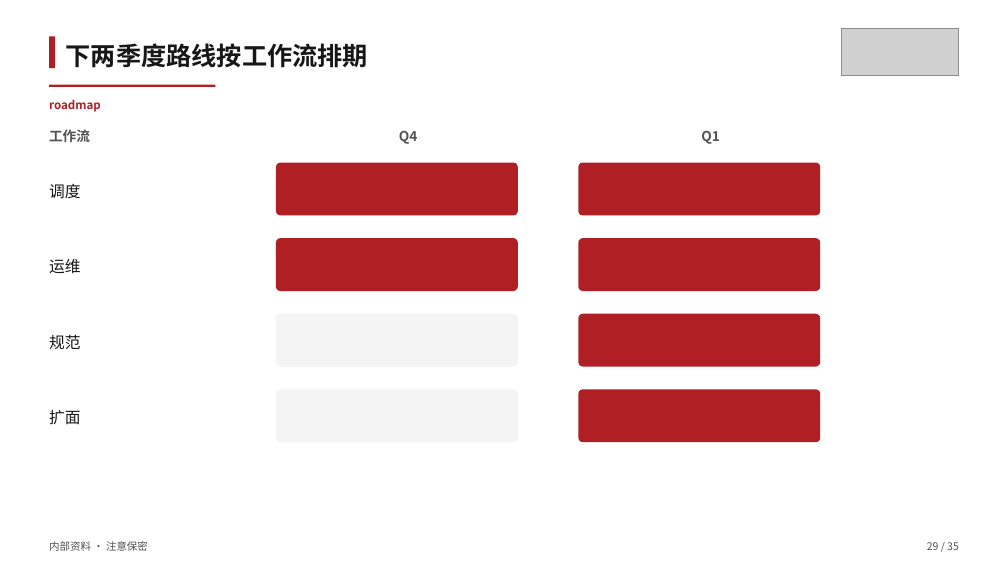
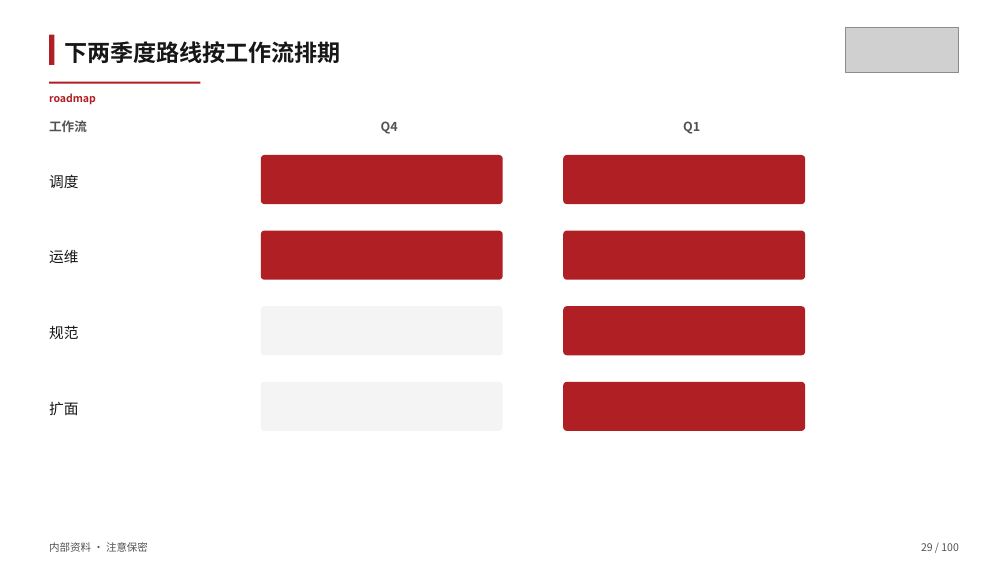
Before and after one commit to tao66175545-boop/sugon-cloud-skillui, a slide deck: slide 29 of skills/sugon-ppt-template/examples/sample-deck.pptx. Drawn at 1008x567 pixels with LibreOffice and Linux fonts; fonts in the diff are those of the drawing; grey boxes stand for pictures. Boxes give left, top, right and bottom in pixels: in the first picture for what was removed or moved away, otherwise in the second. Text is boxed around its words. In the diff, an @@ line names an element or a change of style, - is before the commit and + after.

```diff
--- a/skills/sugon-ppt-template/examples/sample-deck.pptx
+++ b/skills/sugon-ppt-template/examples/sample-deck.pptx
@@ text "下两季度路线按工作流排期" at (64, 41, 341, 63): size 24 to 22 pt @@
@@ text "roadmap" at (49, 93, 96, 105): size 11 to 10 pt @@
@@ rectangle: place and size @@
-rectangle at (49, 85, 216, 87)
+rectangle at (49, 82, 200, 84)
@@ size 13 to 12 pt in 3 elements at (381, 121, 398, 134), (683, 121, 700, 134), (49, 120, 87, 132) @@
@@ text "工作流": place and size @@
-text "工作流" at (49, 129, 90, 142)
+text "工作流" at (49, 120, 87, 132)
@@ text "Q4": place and size @@
-text "Q4" at (399, 131, 418, 144)
+text "Q4" at (381, 121, 398, 134)
@@ text "Q1": place and size @@
-text "Q1" at (701, 130, 720, 144)
+text "Q1" at (683, 121, 700, 134)
@@ text "调度": place and size @@
-text "调度" at (49, 184, 80, 199)
+text "调度" at (49, 174, 78, 188)
@@ rounded rectangle: place and size @@
-rounded rectangle at (276, 163, 518, 216)
+rounded rectangle at (261, 155, 503, 204)
@@ rounded rectangle: place and size @@
-rounded rectangle at (578, 163, 820, 216)
+rounded rectangle at (563, 155, 805, 204)
@@ rounded rectangle: place and size @@
-rounded rectangle at (276, 238, 518, 291)
+rounded rectangle at (261, 231, 503, 280)
@@ rounded rectangle: place and size @@
-rounded rectangle at (578, 238, 820, 291)
+rounded rectangle at (563, 231, 805, 280)
@@ text "运维": place and size @@
-text "运维" at (49, 259, 80, 274)
+text "运维" at (49, 250, 78, 263)
@@ text "规范": place and size @@
-text "规范" at (49, 334, 80, 349)
+text "规范" at (49, 325, 78, 339)
@@ rounded rectangle: place and size @@
-rounded rectangle at (578, 314, 820, 367)
+rounded rectangle at (563, 306, 805, 355)
@@ proportions changed in 6 elements at (261, 155, 503, 204), (563, 155, 805, 204), (261, 231, 503, 280), (563, 231, 805, 280), (563, 306, 805, 355), (563, 382, 805, 431) @@
@@ rounded rectangle: place and size @@
-rounded rectangle at (578, 389, 820, 442)
+rounded rectangle at (563, 382, 805, 431)
@@ size 15 to 14 pt in 4 elements at (49, 174, 78, 188), (49, 250, 78, 263), (49, 325, 78, 339), (49, 401, 78, 415) @@
@@ text "扩面": place and size @@
-text "扩面" at (49, 409, 80, 425)
+text "扩面" at (49, 401, 78, 415)
@@ text at (921, 543, 958, 551): text changed @@
-29 / 35
+29 / 100
```
Also in this commit, not shown: 34 other slides changed, 65 slides added, 11 other files.
